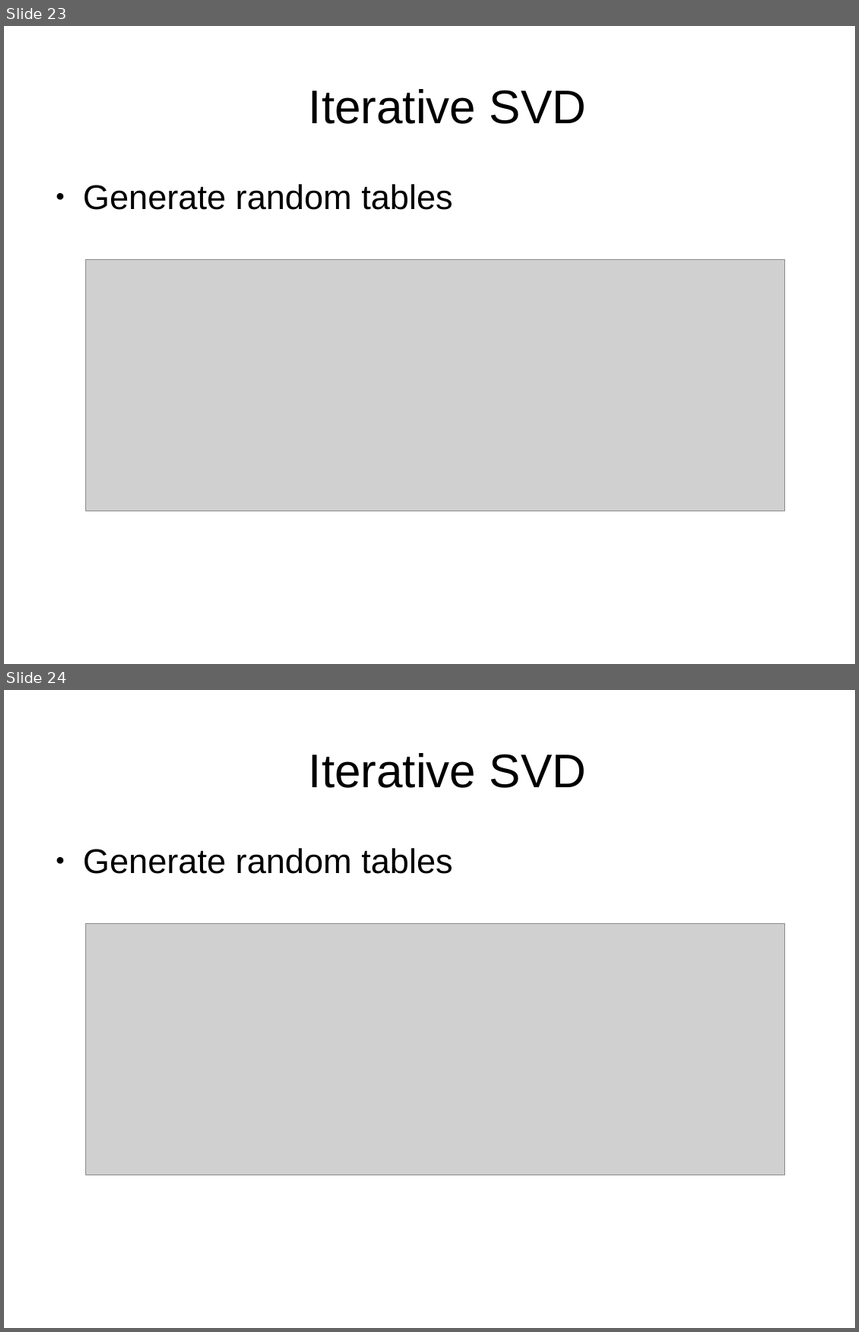
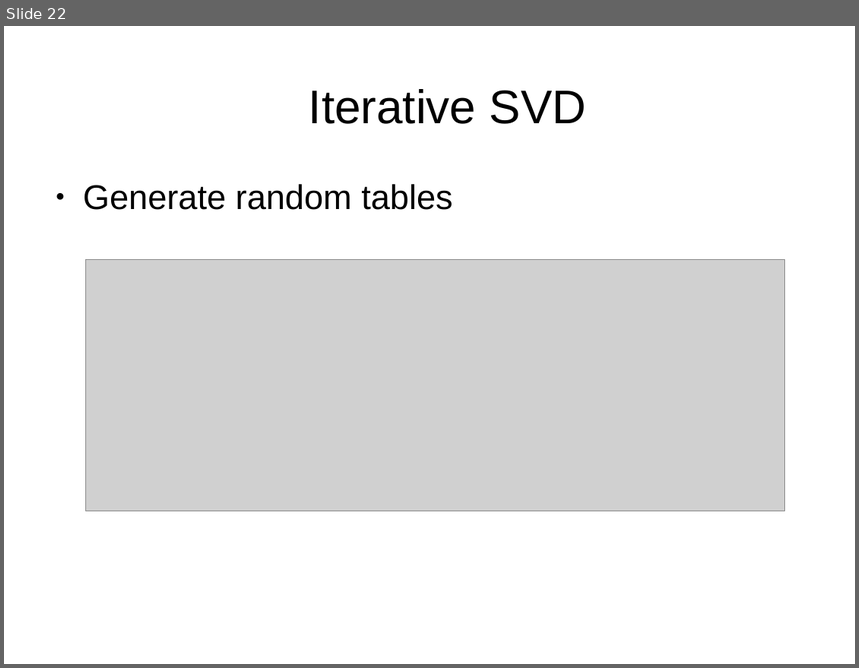
Before and after one commit to DriesSmit/Recommendation-System, a slide deck: Presentation.odp. Shown one above the other, each under a label of ours: slides 23 and 24 before the commit, slide 22 after it. The pictures are 859x1332 and 859x668 pixels, drawn with LibreOffice and Linux fonts; fonts in the diff are those of the drawing; grey boxes stand for pictures. Boxes give left, top, right and bottom in pixels: in the first picture for what was removed or moved away, otherwise in the second. Text is boxed around its words. In the diff, an @@ line names an element or a change of style, - is before the commit and + after.

```diff
--- a/Presentation.odp
+++ b/Presentation.odp
@@ slide 24 removed at (x1=4, y1=690, x2=855, y2=1328), background #FFFFFF @@
@@ title removed at (x1=309, y1=753, x2=587, y2=788) @@
-  Iterative SVD
@@ text removed at (x1=83, y1=848, x2=452, y2=874) @@
-● Generate random tables
@@ picture removed at (x1=86, y1=924, x2=786, y2=1175) @@
@@ what was slide 23 is now slide 22 @@
```
Also in this commit, not shown: 17 slides changed, 1 other slide removed.
